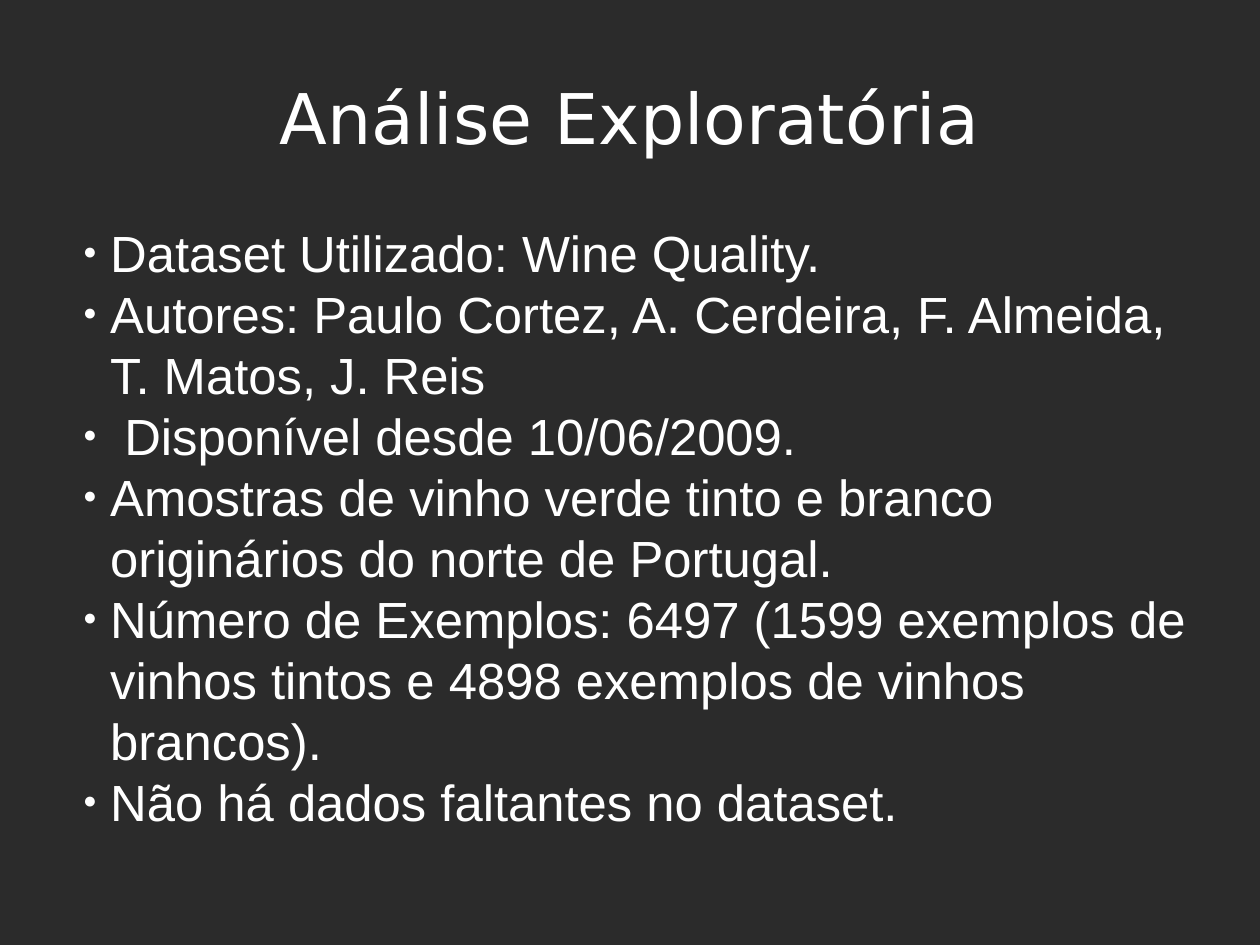
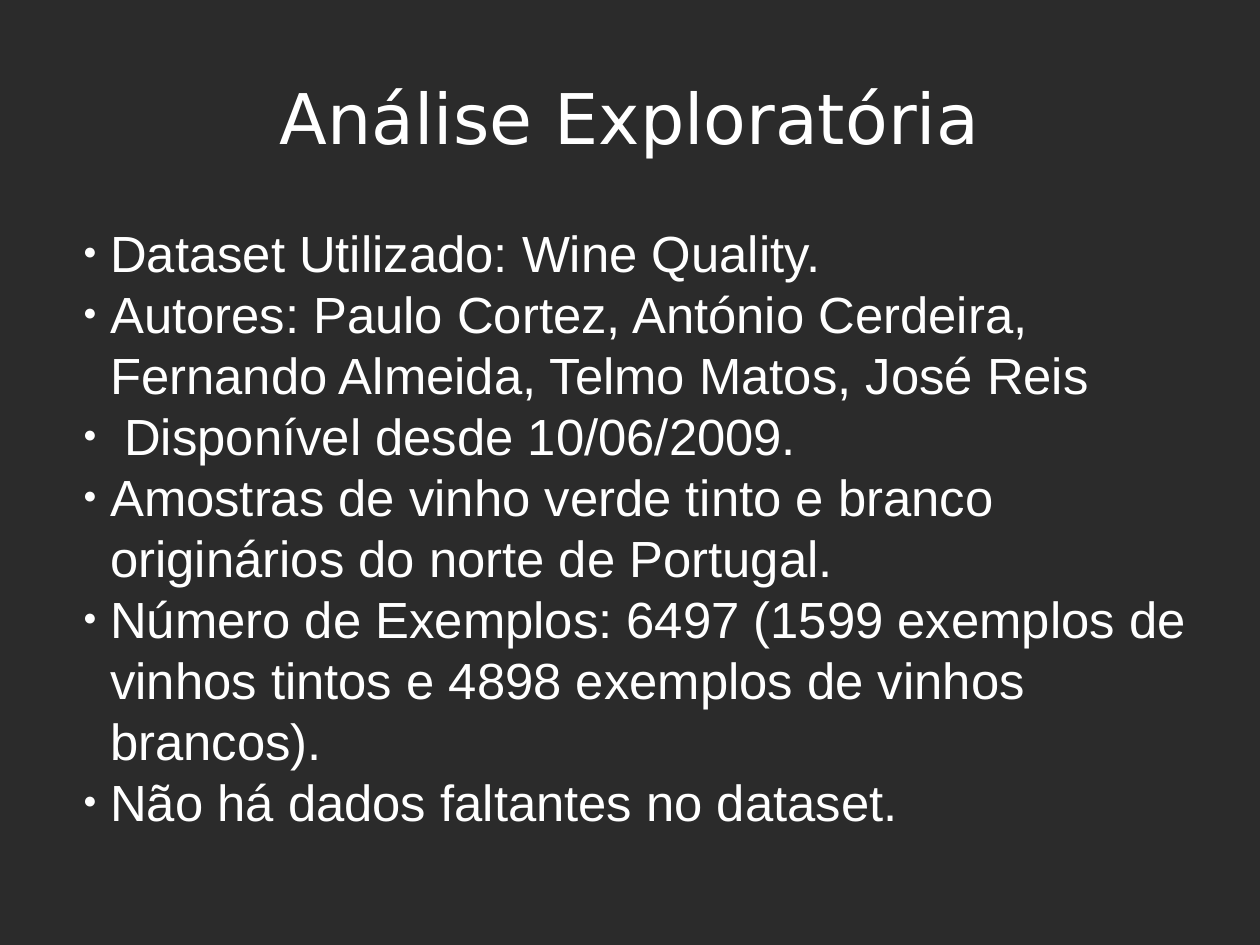
Before and after one commit to sdkgit123/RNA-atv3, a slide deck: slide 3 of RNA-apresentacao.odp. Drawn at 1260x945 pixels with LibreOffice and Linux fonts; fonts in the diff are those of the drawing; background and template pictures are left out; a plain dark background stands for a picture behind light text. Boxes give left, top, right and bottom in pixels: in the first picture for what was removed or moved away, otherwise in the second. Text is boxed around its words. In the diff, an @@ line names an element or a change of style, - is before the commit and + after.

```diff
--- a/RNA-apresentacao.odp
+++ b/RNA-apresentacao.odp
@@ text at (110,295,1089,401): text changed @@
-● Autores: Paulo Cortez, A. Cerdeira, F. Almeida, T. Matos, J. Reis
+● Autores: Paulo Cortez, António Cerdeira, Fernando Almeida, Telmo Matos, José Reis
```
Also in this commit, not shown: 5 other slides changed, 4 slides added, 1 slide removed, 3 other files.
